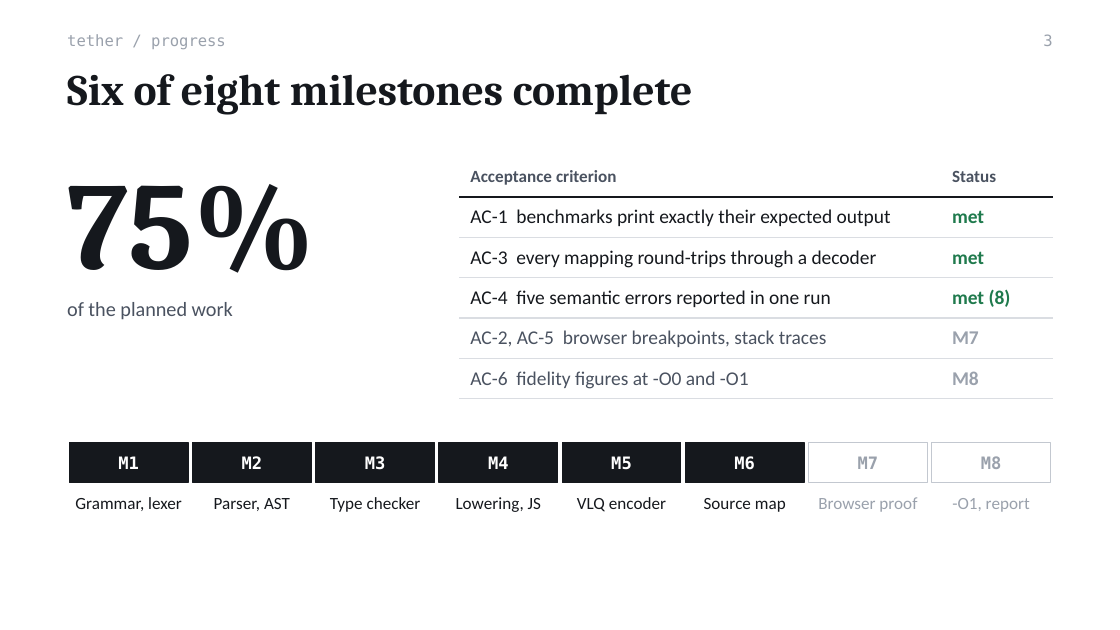
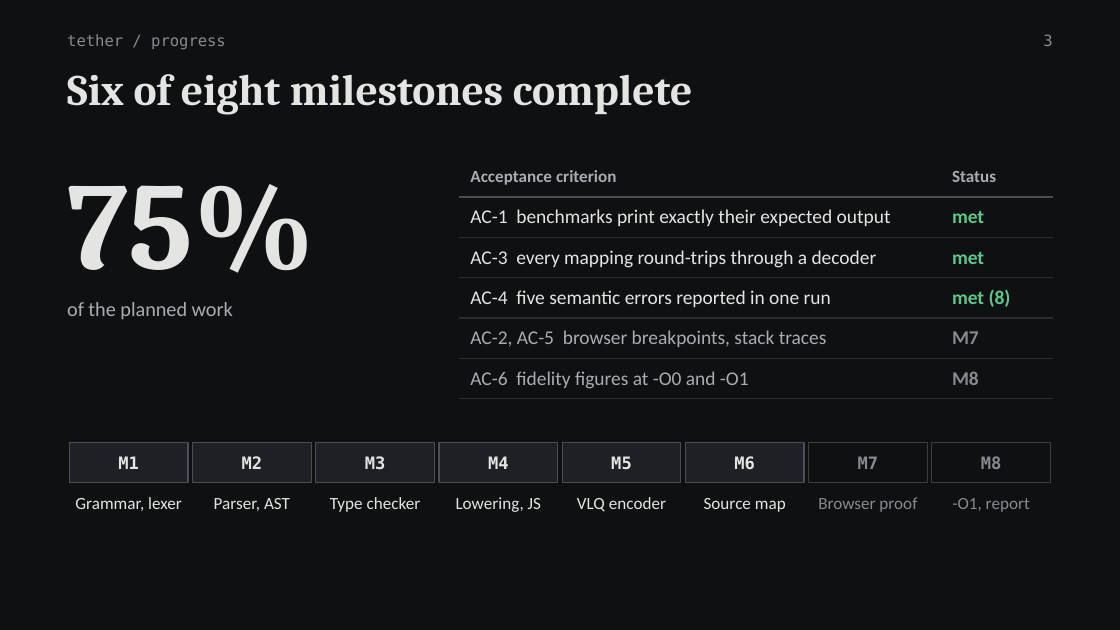
Before and after one commit to Antra1705/tether, a slide deck: slide 3 of docs/Tether-Review2-Presentation.pptx. Drawn at 1120x630 pixels with LibreOffice and Linux fonts; fonts in the diff are those of the drawing. Boxes give left, top, right and bottom in pixels: in the first picture for what was removed or moved away, otherwise in the second. Text is boxed around its words. In the diff, an @@ line names an element or a change of style, - is before the commit and + after.

```diff
--- a/docs/Tether-Review2-Presentation.pptx
+++ b/docs/Tether-Review2-Presentation.pptx
@@ background #FFFFFF to #0F1012 @@
@@ text colour #9AA1AC to #868A91 in 6 elements at (67,34,226,49), (858,456,879,469), (818,497,917,512), (981,456,1002,469), (952,498,1030,512), (1043,34,1052,46) @@
@@ table at (459,157,1053,393) @@
@@ text colour #4A5260 to #A9ACB2 in "Acceptance criterion", "Status", "AC-2, AC-5 browser breakpoints, stack traces", "AC-6 fidelity figures at -O0 and -O1" @@
@@ text colour #15181D to #E4E4E2 in "AC-1 benchmarks print exactly their expected output", "AC-3 every mapping round-trips through a decoder", "AC-4 five semantic errors reported in one ..." @@
@@ text colour #1F7A4D to #5CC98A in "met", "met", "met (8)" @@
@@ text colour #9AA1AC to #868A91 in "M7", "M8" @@
@@ borders changed @@
@@ text "of the planned work" at (67,302,233,319): text colour #4A5260 to #A9ACB2 @@
@@ fill #15181D to #1E2025; outline #15181D 0.75 pt to #4A4E55 0.75 pt in 6 elements at (193,442,311,483), (316,442,435,483), (439,442,558,483), (562,442,681,483), (685,442,804,483), (69,442,188,483) @@
@@ text colour #FFFFFF to #E4E4E2 in 6 elements at (118,456,139,469), (242,456,263,469), (365,456,386,469), (488,456,509,469), (611,456,632,469), (734,456,755,469) @@
@@ rectangle at (809,442,927,483): fill #FFFFFF to #0F1012; outline #C3C8D0 0.75 pt to #3A3D44 0.75 pt @@
@@ rectangle at (932,442,1051,483): fill #FFFFFF to #0F1012; outline #C3C8D0 0.75 pt to #3A3D44 0.75 pt @@
@@ text colour #15181D to #E4E4E2 in 8 elements at (67,74,692,115), (67,184,315,273), (75,497,182,511), (214,498,290,511), (330,497,421,512), (456,497,541,512), (577,497,666,512), (704,498,786,512) @@
```
Also in this commit, not shown: 17 other slides changed, 3 other files.
